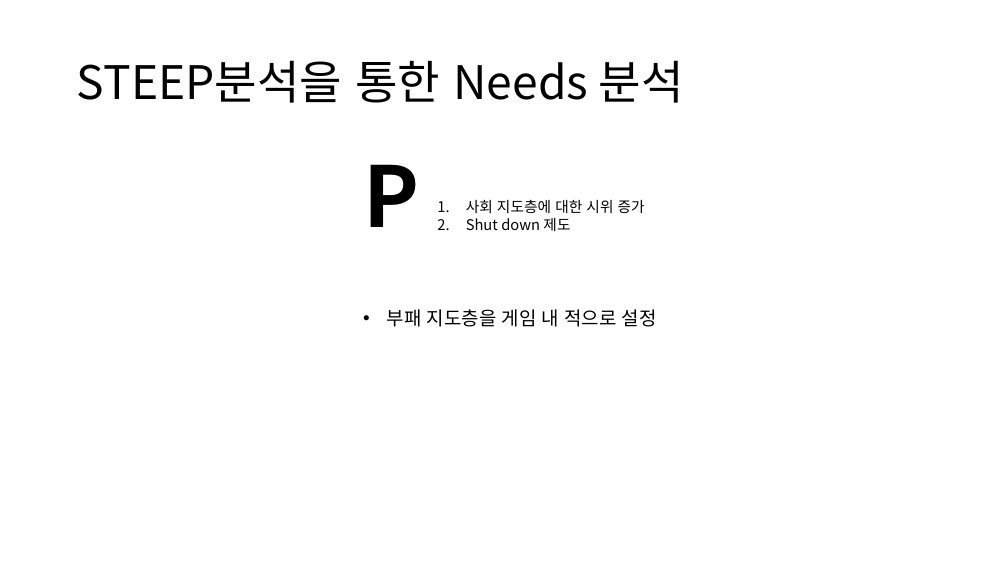
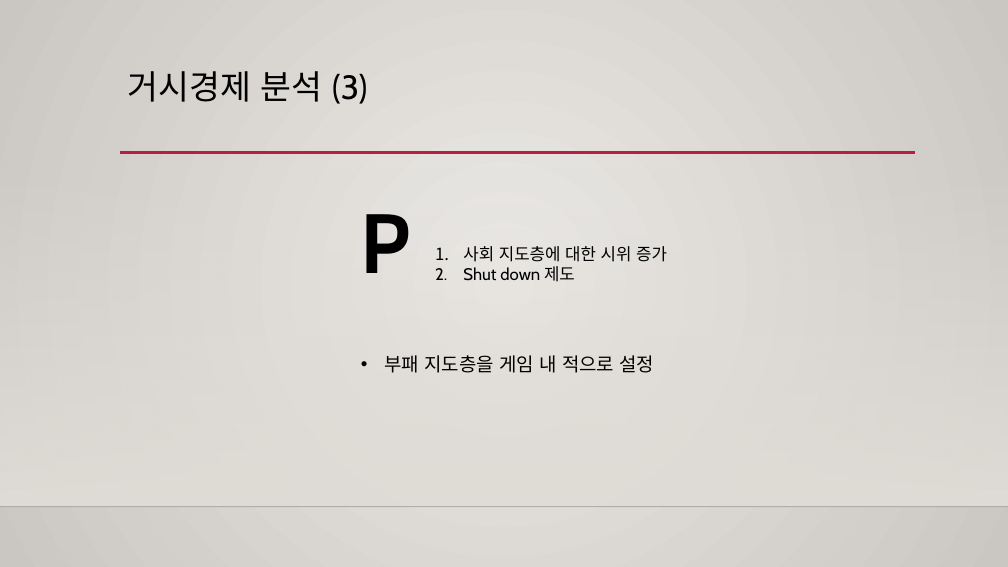
Before and after one commit to dydtjr0316/HellGate, a slide deck: slide 6 of output/10weeks/졸업작품 제안서.pptx (slide 5 before the commit). Drawn at 1008x567 pixels with LibreOffice and Linux fonts; fonts in the diff are those of the drawing; background and template pictures are left out. Boxes give left, top, right and bottom in pixels: in the first picture for what was removed or moved away, otherwise in the second. Text is boxed around its words. In the diff, an @@ line names an element or a change of style, - is before the commit and + after.

```diff
--- a/output/10weeks/졸업작품 제안서.pptx
+++ b/output/10weeks/졸업작품 제안서.pptx
@@ background #FFFFFF to gradient #ECEAE7 to #CAC7C1 @@
@@ title "거시경제 분석 (3)" at (x1=128, y1=71, x2=367, y2=104): vertical alignment middle to top @@
@@ title at (x1=128, y1=71, x2=367, y2=104): text changed; size 44 to 32 pt; font Noto Sans CJK KR to Cabin @@
-STEEP분석을 통한 Needs 분석
+거시경제 분석 (3)
@@ rectangle added at (x1=0, y1=167, x2=1008, y2=507), fill gradient #DFDBD5 @@
@@ line added from (120, 153) to (915, 153), #B71E42 2.5 pt @@
@@ text "P" moved from (x1=363, y1=164, x2=419, y2=227) to (x1=361, y1=214, x2=411, y2=273) @@
@@ text "P" at (x1=361, y1=214, x2=411, y2=273): font Noto Sans CJK KR to Cabin @@
@@ text "사회 지도층에 대한 시위 증가" moved from (x1=466, y1=199, x2=645, y2=231) to (x1=463, y1=246, x2=667, y2=282) @@
@@ text "사회 지도층에 대한 시위 증가" at (x1=463, y1=246, x2=667, y2=282): size 14 to 16 pt, font Noto Sans CJK KR to Cabin @@
@@ text "부패 지도층을 게임 내 적으로 ..." moved from (x1=387, y1=309, x2=657, y2=327) to (x1=384, y1=355, x2=655, y2=373) @@
@@ text "부패 지도층을 게임 내 적으로 ..." at (x1=384, y1=355, x2=655, y2=373): font Noto Sans CJK KR to Cabin @@
@@ line added from (0, 507) to (1008, 507), #000001 1 pt @@
```
Also in this commit, not shown: 8 other slides changed, 5 slides added.
